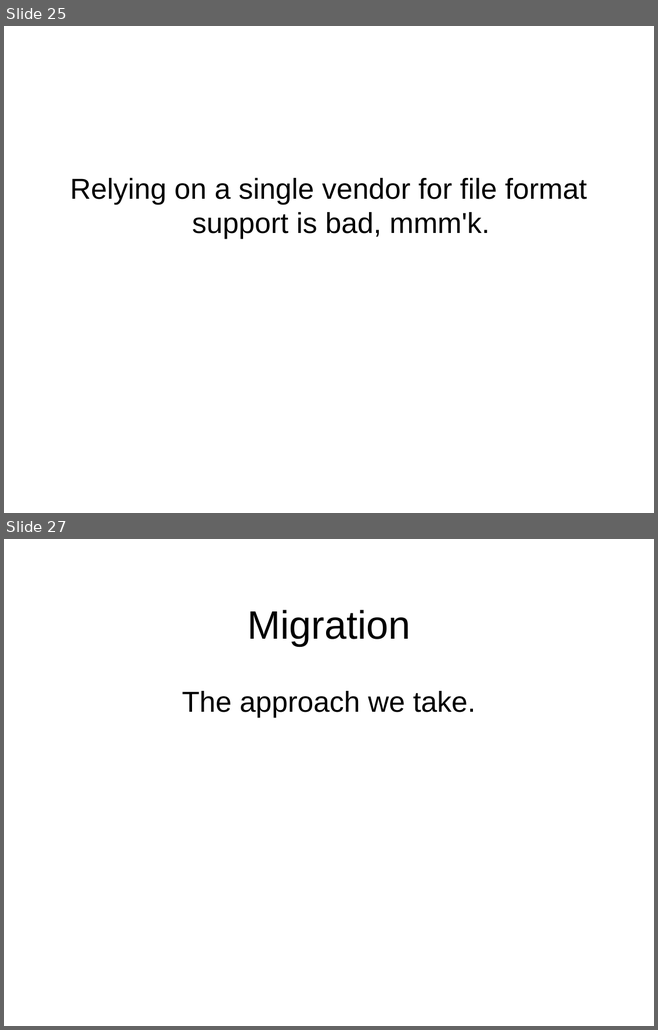
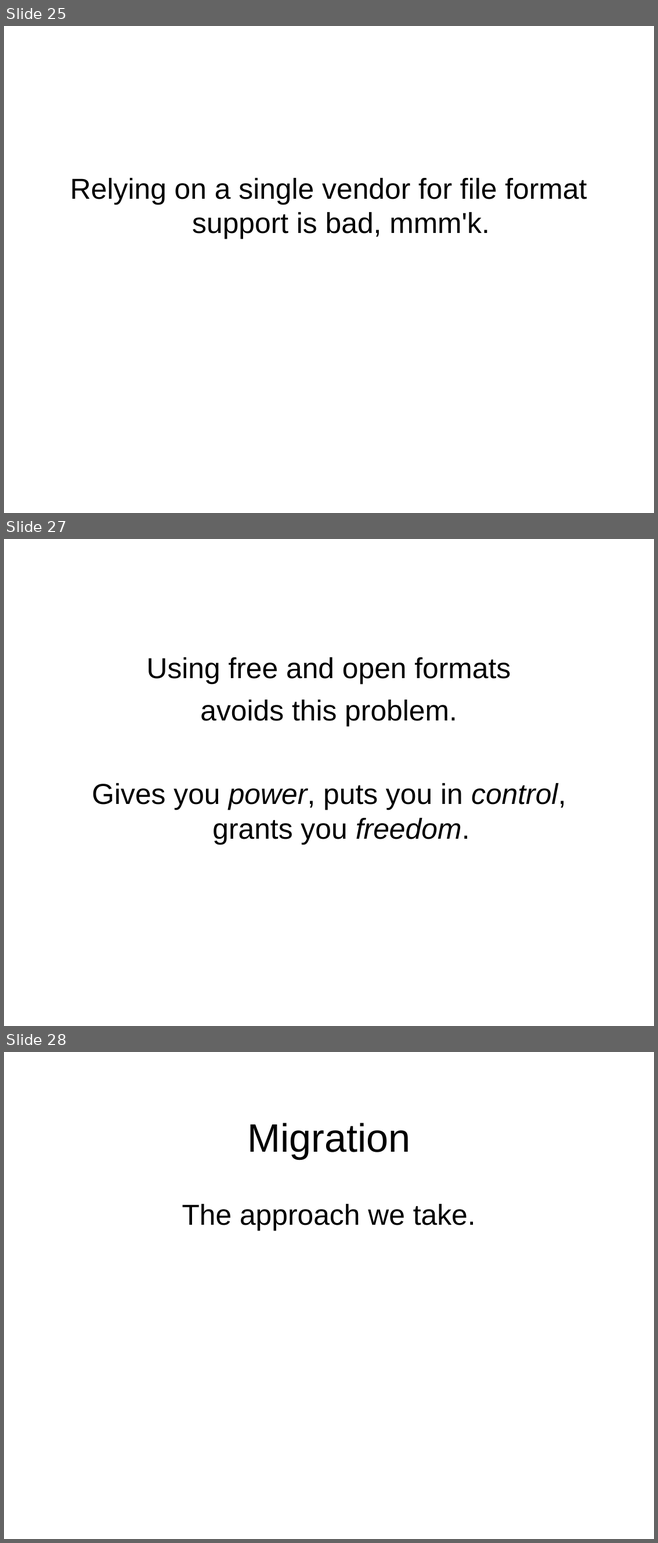
Before and after one commit to toneill/naa, a slide deck: doco/digital-preservation-chris-smart.odp. Shown one above the other, each under a label of ours: slides 25 and 27 before the commit, slides 25, 27 and 28 after it; the slides between them are not shown. The pictures are 658x1030 and 658x1543 pixels, drawn with LibreOffice and Linux fonts; fonts in the diff are those of the drawing; background and template pictures are left out. Boxes give left, top, right and bottom in pixels: in the first picture for what was removed or moved away, otherwise in the second. Text is boxed around its words. In the diff, an @@ line names an element or a change of style, - is before the commit and + after.

```diff
--- a/doco/digital-preservation-chris-smart.odp
+++ b/doco/digital-preservation-chris-smart.odp
@@ slide 27 added at [4, 539, 654, 1026], background picture (left out) @@
@@ text added at [92, 657, 565, 845], 32 pt, text #000000 @@
+Using free and open formats
+avoids this problem.
+Gives you power, puts you in control, grants you freedom.
@@ what was slide 27 is now slide 28 @@
```
Also in this commit, not shown: 14 slides changed, 1 other slide added, 2 slides removed.
